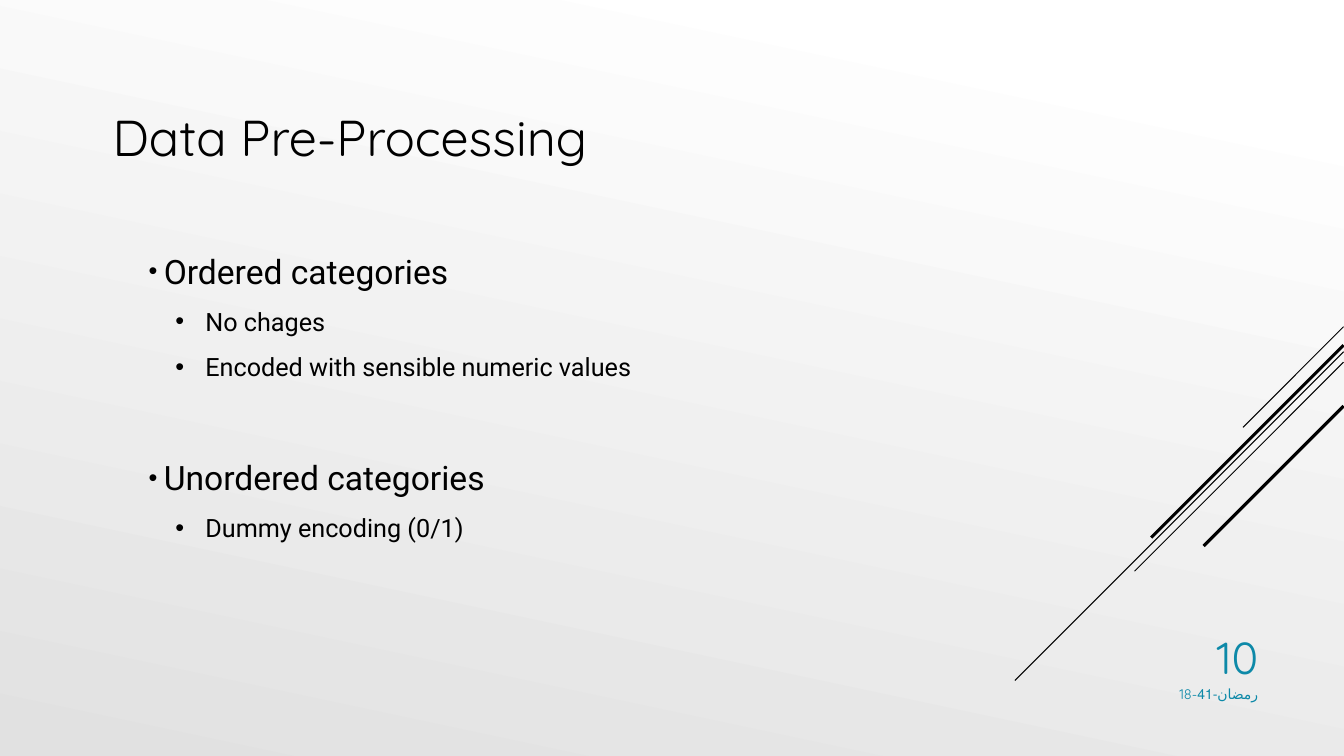
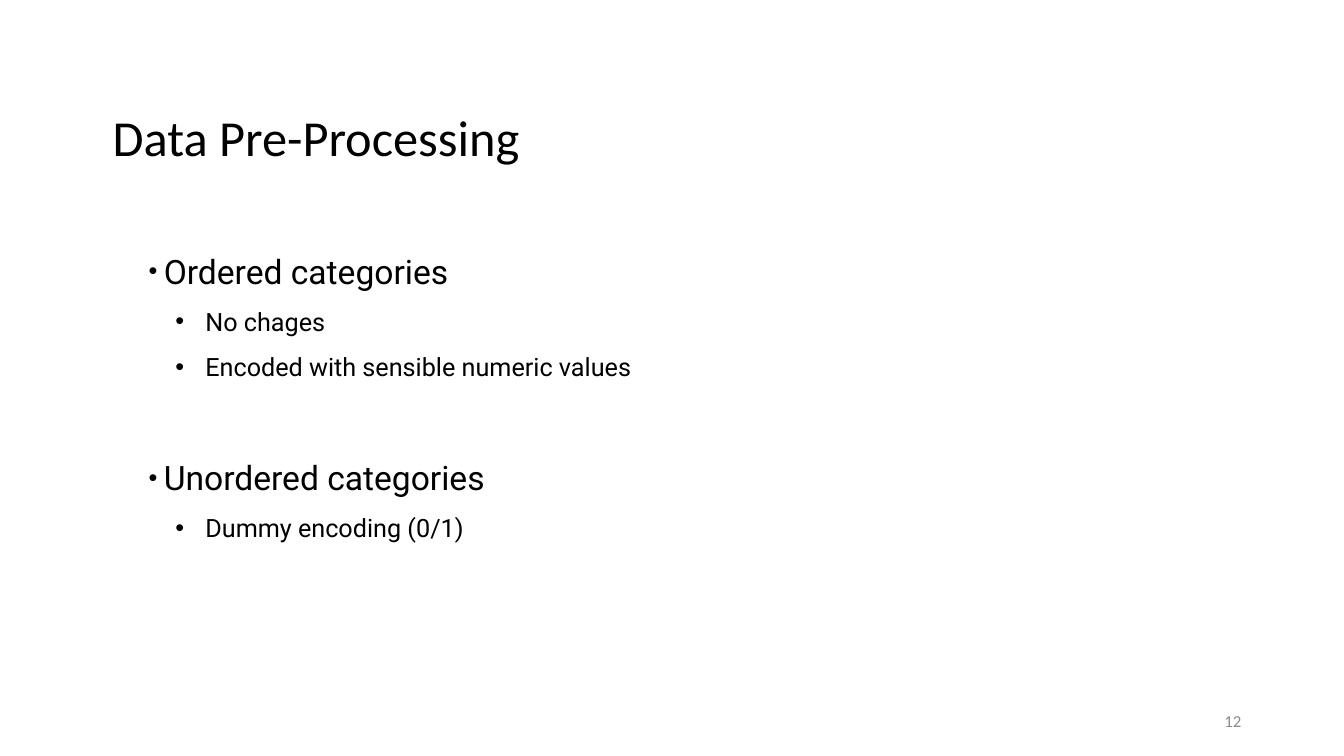
Before and after one commit to AdelAltuwaijri/StudentsPerformanceAnalysis, a slide deck: slide 12 of Student Performance Analysis Project.pptx (slide 10 before the commit). Drawn at 1344x756 pixels with LibreOffice and Linux fonts; fonts in the diff are those of the drawing. Boxes give left, top, right and bottom in pixels: in the first picture for what was removed or moved away, otherwise in the second. Text is boxed around its words. In the diff, an @@ line names an element or a change of style, - is before the commit and + after.

```diff
--- a/Student Performance Analysis Project.pptx
+++ b/Student Performance Analysis Project.pptx
@@ background gradient #FFFFFF to #E1E1E1 to #FFFFFF @@
@@ text "Data Pre-Processing" at <box>113,121,519,165</box>: font Quicksand to Calibri @@
@@ group removed at <box>1015,327,1344,681</box>: 5 lines @@
@@ page number removed at <box>1217,642,1259,675</box> @@
-10
@@ text removed at <box>1179,688,1258,703</box> @@
-18-رمضان-41
@@ page number added at <box>1224,716,1241,727</box>, 12 pt, text #8C8C8C @@
+12
```
Also in this commit, not shown: 12 other slides changed, 7 slides added, 1 slide removed, 7 other files.
